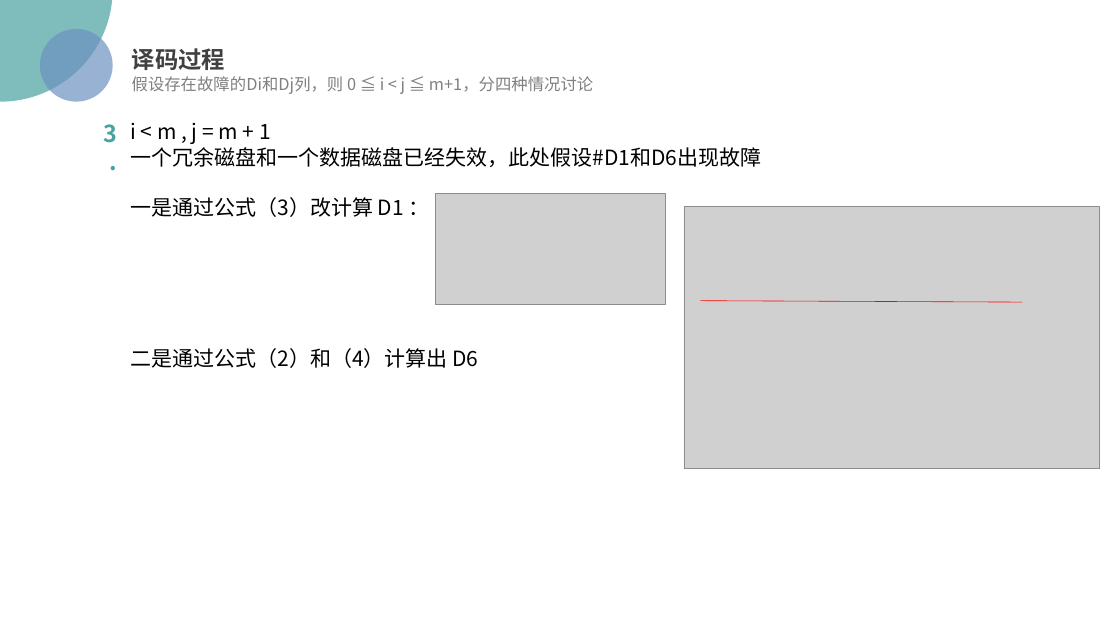
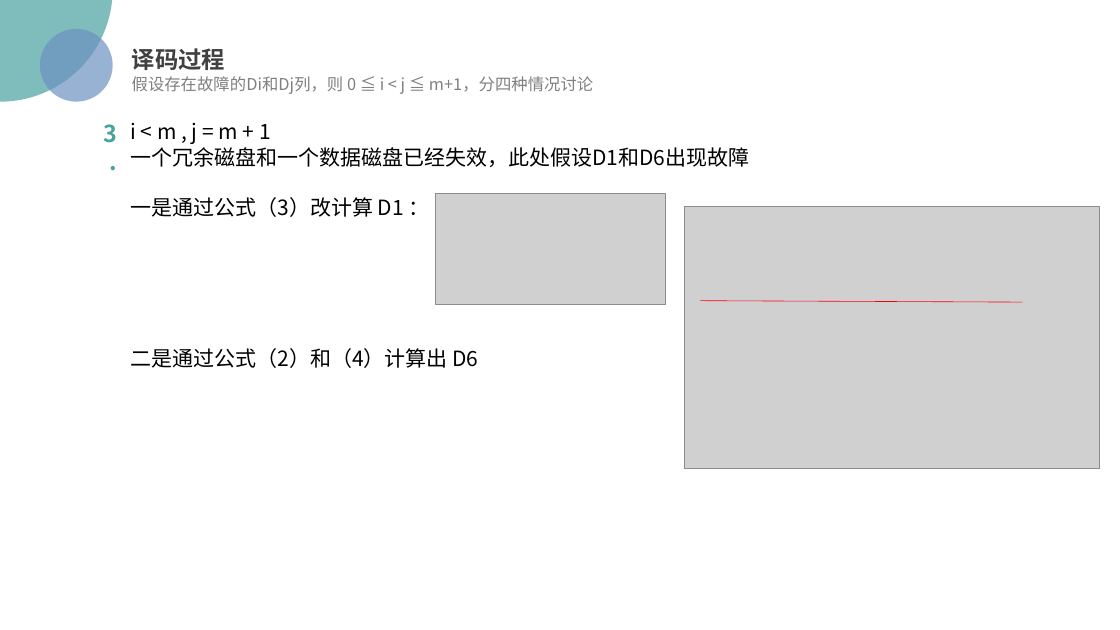
Before and after one commit to Hiooary/EVENODD, a slide deck: slide 7 of 算法.pptx. Drawn at 1120x630 pixels with LibreOffice and Linux fonts; fonts in the diff are those of the drawing; grey boxes stand for pictures; background and template pictures are left out. Boxes give left, top, right and bottom in pixels: in the first picture for what was removed or moved away, otherwise in the second. Text is boxed around its words. In the diff, an @@ line names an element or a change of style, - is before the commit and + after.

```diff
--- a/算法.pptx
+++ b/算法.pptx
@@ text at (130, 147, 749, 167): text changed @@
-一个冗余磁盘和一个数据磁盘已经失效，此处假设#D1和D6出现故障
+一个冗余磁盘和一个数据磁盘已经失效，此处假设D1和D6出现故障
```
Also in this commit, not shown: 2 other slides changed, 1 other file.
